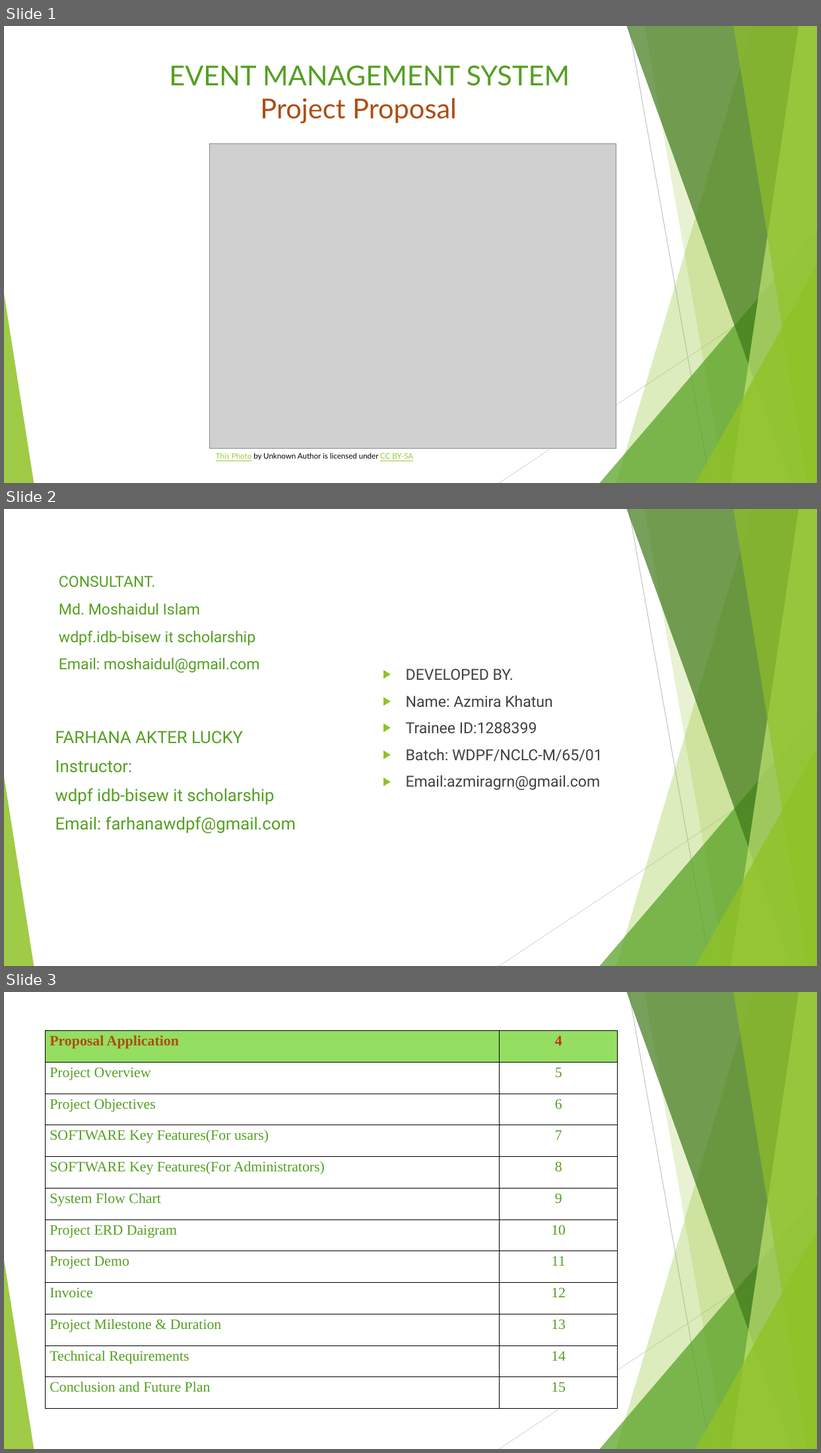
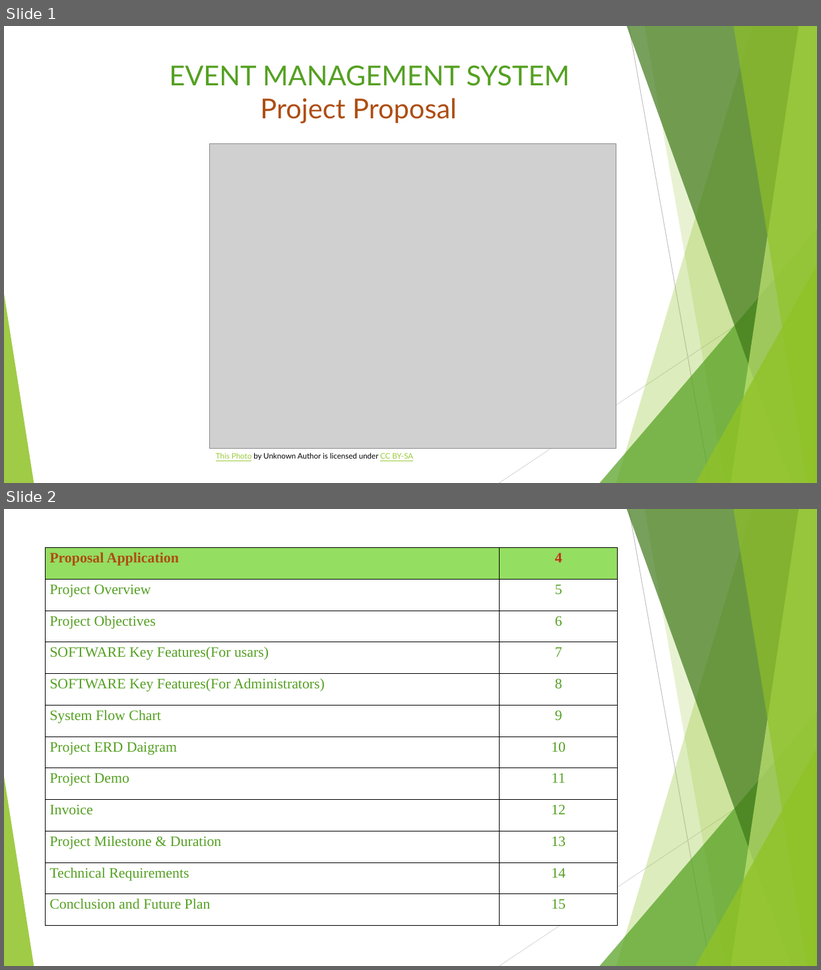
Before and after one commit to azmira-khatun/core_php, a slide deck: project-proposal/proposal.pptx. Shown one above the other, each under a label of ours: slides 1, 2 and 3 before the commit, slides 1 and 2 after it. The pictures are 821x1453 and 821x970 pixels, drawn with LibreOffice and Linux fonts; fonts in the diff are those of the drawing; grey boxes stand for pictures. Boxes give left, top, right and bottom in pixels: in the first picture for what was removed or moved away, otherwise in the second. Text is boxed around its words. In the diff, an @@ line names an element or a change of style, - is before the commit and + after.

```diff
--- a/project-proposal/proposal.pptx
+++ b/project-proposal/proposal.pptx
@@ slide 2 removed at (x1=4, y1=509, x2=817, y2=966), background #FFFFFF; not listed: 10 template elements that a slide beside it also shows @@
@@ title removed at (x1=59, y1=603, x2=259, y2=673) @@
-CONSULTANT.
-Md. Moshaidul Islam
-wdpf.idb-bisew it scholarship
-Email: moshaidul@gmail.com
@@ text removed at (x1=406, y1=669, x2=603, y2=790) @@
-▶ DEVELOPED BY.
-▶ Name: Azmira Khatun
-▶ Trainee ID:1288399
-▶ Batch: WDPF/NCLC-M/65/01
-▶ Email:azmiragrn@gmail.com
@@ text removed at (x1=55, y1=731, x2=296, y2=834) @@
-FARHANA AKTER LUCKY
-Instructor:
-wdpf idb-bisew it scholarship
-Email: farhanawdpf@gmail.com
@@ what was slide 3 is now slide 2 @@
```
Also in this commit, not shown: 7 other files.
